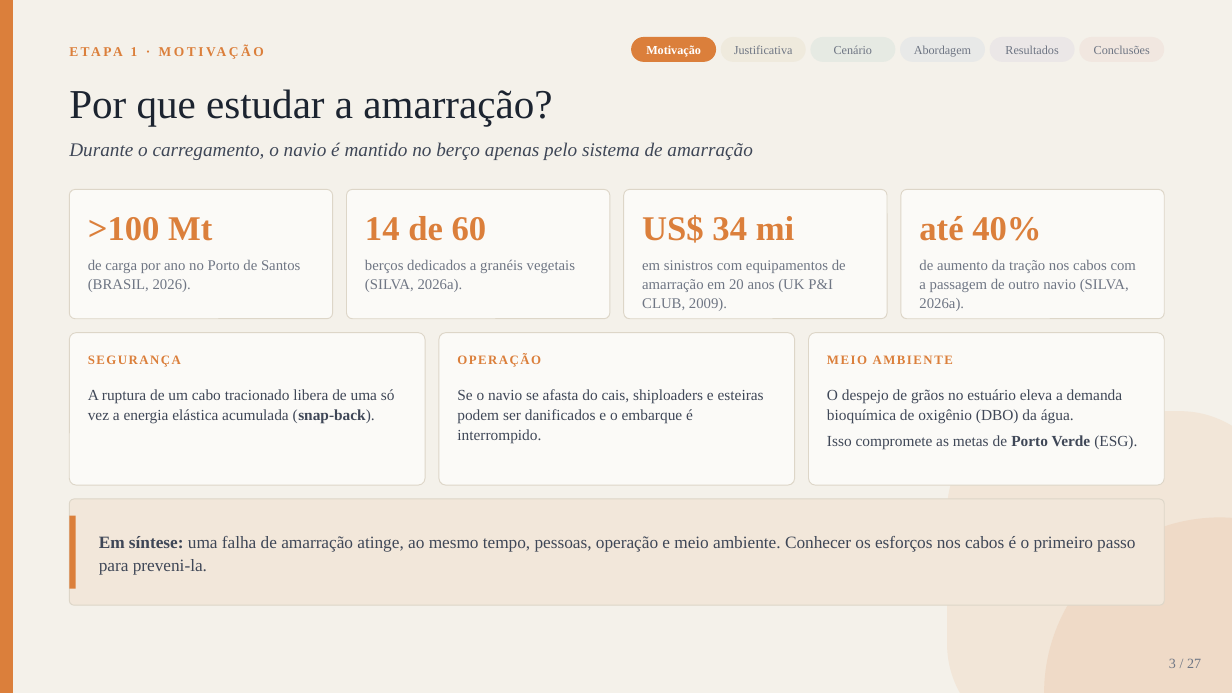
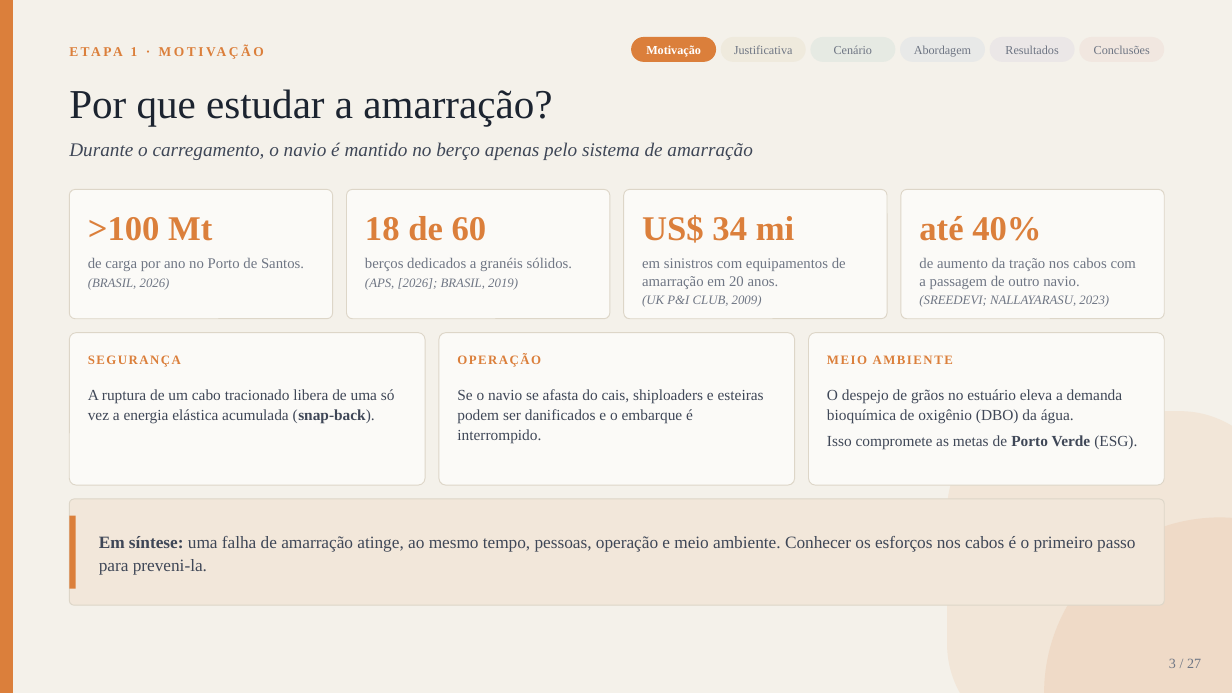
Before and after one commit to gustavogsilvaa/Apresentacao-Kiro, a slide deck: slide 3 of TF/Apresentacao_TF_Amarracao_parcial_v8.pptx. Drawn at 1232x693 pixels with LibreOffice and Linux fonts; fonts in the diff are those of the drawing. Boxes give left, top, right and bottom in pixels: in the first picture for what was removed or moved away, otherwise in the second. Text is boxed around its words. In the diff, an @@ line names an element or a change of style, - is before the commit and + after.

Commit message:
Slide 3: 18 de 60 berços de granéis sólidos e fontes APS, Plano Mestre e Sreedevi e Nallayarasu (2023)

```diff
--- a/TF/Apresentacao_TF_Amarracao_parcial_v8.pptx
+++ b/TF/Apresentacao_TF_Amarracao_parcial_v8.pptx
@@ text at (365,216,487,241): text changed @@
-14 de 60
+18 de 60
@@ text at (88,258,304,290): text changed @@
-de carga por ano no Porto de Santos (BRASIL, 2026).
+de carga por ano no Porto de Santos.
+(BRASIL, 2026)
@@ text at (365,258,573,290): text changed @@
-berços dedicados a granéis vegetais (SILVA, 2026a).
+berços dedicados a granéis sólidos.
+(APS, [2026]; BRASIL, 2019)
@@ text at (642,258,846,307): text changed @@
-em sinistros com equipamentos de amarração em 20 anos (UK P&I CLUB, 2009).
+em sinistros com equipamentos de amarração em 20 anos.
+(UK P&I CLUB, 2009)
@@ text at (919,258,1136,307): text changed @@
-de aumento da tração nos cabos com a passagem de outro navio (SILVA, 2026a).
+de aumento da tração nos cabos com a passagem de outro navio.
+(SREEDEVI; NALLAYARASU, 2023)
```
Also in this commit, not shown: 1 other slide changed, 2 other files.
